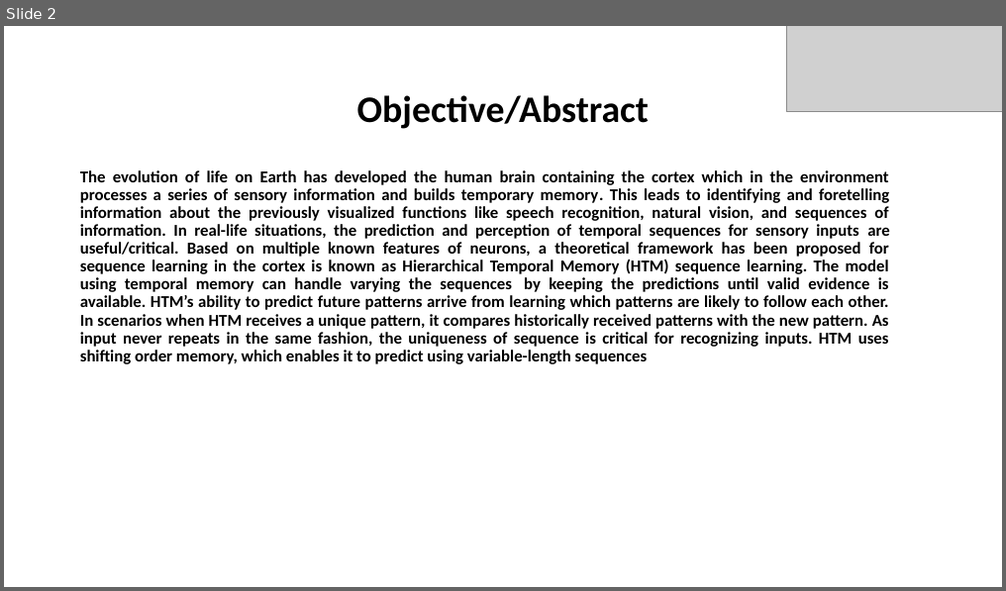
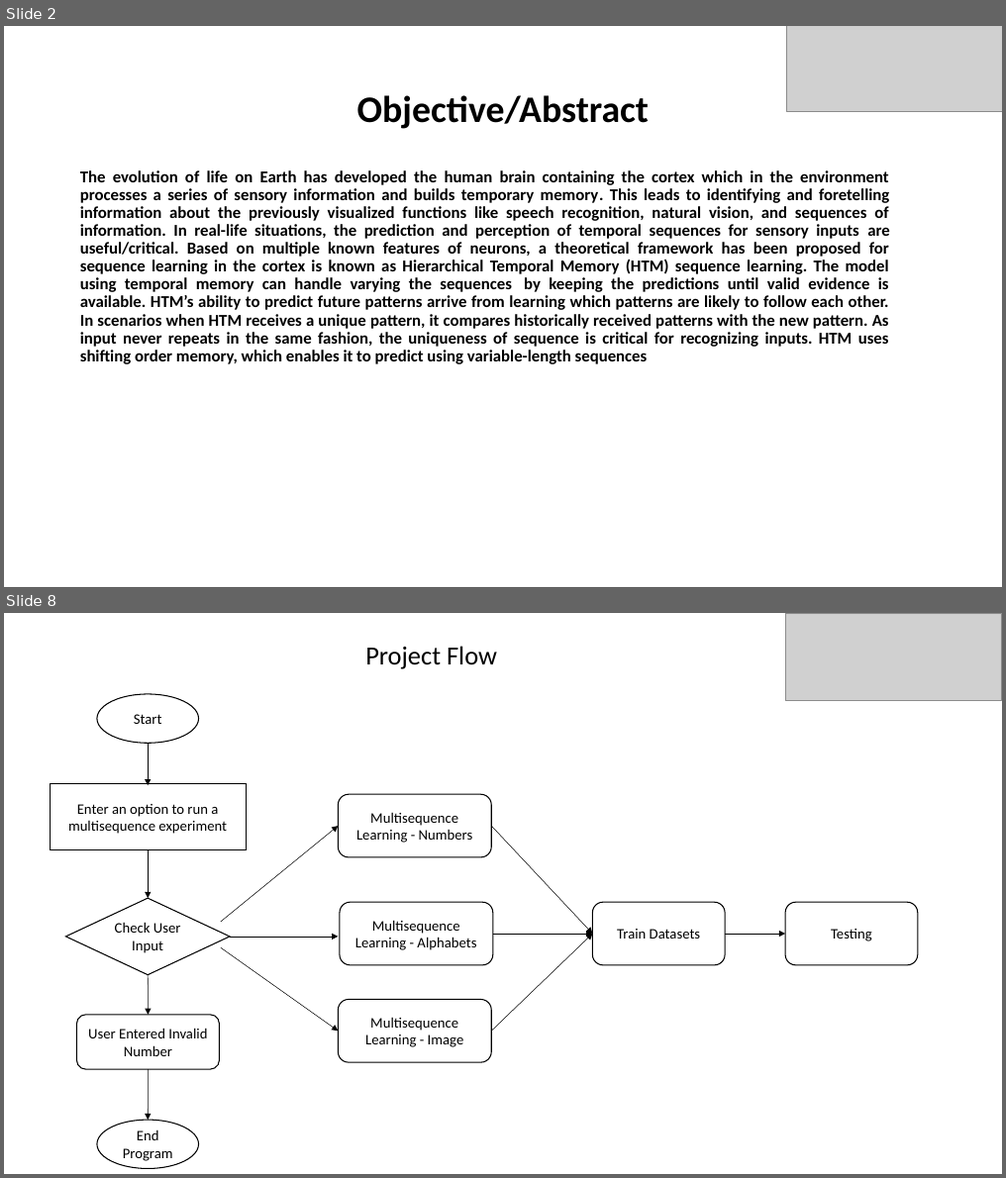
Before and after one commit to harishpalani12/neocortexapi, a slide deck: source/MySEProject/Documentation/Multi Sequence Learning.pptx. Shown one above the other, each under a label of ours: slide 2 before the commit, slides 2 and 8 after it; the slides between them are not shown. The pictures are 1006x591 and 1006x1178 pixels, drawn with LibreOffice and Linux fonts; fonts in the diff are those of the drawing; grey boxes stand for pictures. Boxes give left, top, right and bottom in pixels: in the first picture for what was removed or moved away, otherwise in the second. Text is boxed around its words. In the diff, an @@ line names an element or a change of style, - is before the commit and + after.

```diff
--- a/source/MySEProject/Documentation/Multi Sequence Learning.pptx
+++ b/source/MySEProject/Documentation/Multi Sequence Learning.pptx
@@ slide 8 added at <box>4,613,1002,1174</box>, background #FFFFFF @@
@@ picture added at <box>785,613,1001,701</box> @@
@@ title added at <box>365,646,497,669</box>, 25.2 pt, text #000000 @@
+Project Flow
@@ ellipse added at <box>97,694,199,743</box>, fill #FFFFFF, outline #000000 1 pt, 14 pt, text #000000 @@
+Start
@@ arrow added from (148, 744) to (148, 786), #000000 0.5 pt @@
@@ rectangle added at <box>50,784,246,851</box>, fill #FFFFFF, outline #000000 1 pt, 14 pt, text #000000 @@
+Enter an option to run a multisequence experiment
@@ rounded rectangle added at <box>338,794,491,858</box>, fill #FFFFFF, outline #000000 1 pt, 14 pt, text #000000 @@
+Multisequence Learning - Numbers
@@ arrow added from (221, 922) to (338, 826), #000000 0.5 pt @@
@@ arrow added from (491, 826) to (592, 934), #000000 0.5 pt @@
@@ arrow added from (148, 851) to (148, 898), #000000 0.5 pt @@
@@ diamond added at <box>66,898,230,975</box>, fill #FFFFFF, outline #000000 1 pt, 14 pt, text #000000 @@
+Check User Input
@@ rounded rectangle added at <box>340,902,493,964</box>, fill #FFFFFF, outline #000000 1 pt, 14 pt, text #000000 @@
+Multisequence Learning - Alphabets
@@ rounded rectangle added at <box>592,902,725,964</box>, fill #FFFFFF, outline #000000 1 pt, 14 pt, text #000000 @@
+Train Datasets
@@ rounded rectangle added at <box>785,902,918,964</box>, fill #FFFFFF, outline #000000 1 pt, 14 pt, text #000000 @@
+Testing
@@ arrow added from (230, 937) to (338, 937), #000000 0.5 pt @@
@@ arrow added from (491, 1032) to (592, 934), #000000 0.5 pt @@
@@ arrow added from (493, 934) to (592, 934), #000000 0.5 pt @@
@@ arrow added from (725, 934) to (785, 934), #000000 0.5 pt @@
@@ arrow added from (221, 948) to (338, 1032), #000000 0.5 pt @@
@@ arrow added from (148, 975) to (148, 1015), #000000 0.5 pt @@
@@ rounded rectangle added at <box>76,1015,220,1069</box>, fill #FFFFFF, outline #000000 1 pt, 14 pt, text #000000 @@
+User Entered Invalid Number
@@ rounded rectangle added at <box>338,999,491,1062</box>, fill #FFFFFF, outline #000000 1 pt, 14 pt, text #000000 @@
+Multisequence Learning - Image
@@ arrow added from (148, 1069) to (148, 1120), #000000 0.5 pt @@
@@ ellipse added at <box>97,1120,199,1168</box>, fill #FFFFFF, outline #000000 1 pt, 14 pt, text #000000 @@
+End Program
```
Also in this commit, not shown: 2 slides changed, 6 other slides added, 4 slides removed, 1 other file.
